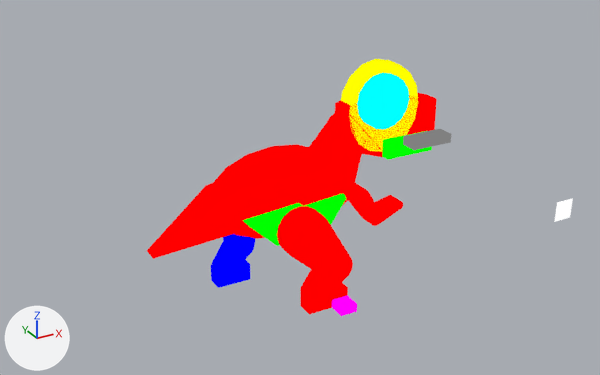
What one commit did to the Blender file assets-source/blender/motion/pachycephalosaurus-idle.blend.
Before and after are seen from a 50 mm lens placed at (-14.2, -74.7, 49.2), pointed at (20.8, -11.0, 17.4). The axes (+X, +Y, +Z) are drawn at lower left. The lights are the same throughout. The picture after the commit comes second.

Before the edit, the objects in view are built like this:
```python
ob_dinotycoon_motion_pachycephalosaurus_idle_dome = bpy.data.objects.new('DinoTycoon_Motion_pachycephalosaurus_idle_dome', me_dinotycoon_motion_pachycephalosaurus_idle_sample_dome)
ob_dinotycoon_motion_pachycephalosaurus_idle_dome.location = (0.0, 0.0, 0.0)
ob_dinotycoon_motion_pachycephalosaurus_idle_dome_highlight = bpy.data.objects.new('DinoTycoon_Motion_pachycephalosaurus_idle_dome_highlight', me_dinotycoon_motion_pachycephalosaurus_idle_sample_dome_highlight)
ob_dinotycoon_motion_pachycephalosaurus_idle_dome_highlight.location = (0.0, 0.0, 0.0)
ob_dinotycoon_motion_pachycephalosaurus_idle_jaw = bpy.data.objects.new('DinoTycoon_Motion_pachycephalosaurus_idle_jaw', me_dinotycoon_motion_pachycephalosaurus_idle_sample_jaw)
ob_dinotycoon_motion_pachycephalosaurus_idle_jaw.location = (0.0, 0.0, 0.0)
ob_dinotycoon_motion_pachycephalosaurus_idle_tail = bpy.data.objects.new('DinoTycoon_Motion_pachycephalosaurus_idle_tail', me_dinotycoon_motion_pachycephalosaurus_idle_sample_tail)
ob_dinotycoon_motion_pachycephalosaurus_idle_tail.location = (0.0, 0.0, 0.0)
# also in view: 'DinoTycoon_Motion_pachycephalosaurus_idle_far_foot' at (19.8, 4.0, 1.0); 'DinoTycoon_Motion_pachycephalosaurus_idle_neck_joint_0' at (29.2, -1.0, 12.5); 'DinoTycoon_Motion_pachycephalosaurus_idle_mouth' at (39.5, -6.0, 17.3); 'DinoTycoon_Motion_pachycephalosaurus_idle_near_1' at (26.8, -6.0, 3.6); 'DinoTycoon_Motion_pachycephalosaurus_idle_near_foot' at (26.6, -6.0, 1.0)
```
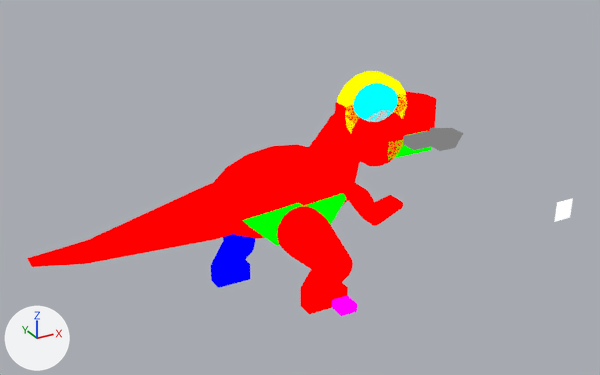
The newer file is also turned or shifted as a whole; pictures and numbers use the older file's frame.

Pixel boxes [x1, y1, x2, y2] of what changed, in the pictures (600 x 375 px):
'DinoTycoon_Motion_pachycephalosaurus_idle_tail', reshaped (93% wider, 8% taller)
    before: [147, 175, 275, 259]
    after: [27, 176, 275, 267]
'DinoTycoon_Motion_pachycephalosaurus_idle_dome', moved, rescaled
    before: [341, 59, 418, 152]
    after: [337, 71, 407, 133]
'DinoTycoon_Motion_pachycephalosaurus_idle_dome_highlight', moved, rescaled (13% narrower, 30% shorter)
    before: [357, 73, 409, 129]
    after: [353, 83, 398, 122]
'DinoTycoon_Motion_pachycephalosaurus_idle_cheek', added (red)
    after: [349, 111, 406, 166]
'DinoTycoon_Motion_pachycephalosaurus_idle_beak', added
    after: [429, 128, 463, 151]

The change, as a diff of the scene's bpy script:
```diff
--- a/assets-source/blender/motion/pachycephalosaurus-idle.blend.py
+++ b/assets-source/blender/motion/pachycephalosaurus-idle.blend.py
@@ me_dinotycoon_motion_pachycephalosaurus_idle_sample_tail @@
-me_dinotycoon_motion_pachycephalosaurus_idle_sample_tail.from_pydata(...)  # 10 vertices, 7 faces; spans x 9.0..24.0, y -1.0..1.0, z 8.0..15.0
+me_dinotycoon_motion_pachycephalosaurus_idle_sample_tail.from_pydata(...)  # 14 vertices, 9 faces; spans x -3.0..24.0, y -1.0..1.0, z 8.5..15.0
+# me_dinotycoon_motion_pachycephalosaurus_idle_sample_tail part 1
+# 2 vertices are removed from x 9.0, y -1.0..1.0, z 8.0
+# 4 faces are deleted
+# 6 vertices are added at (3.0, -1.0, 10.8), (-3.0, -1.0, 10.2), (2.0, -1.0, 9.2), (3.0, 1.0, 10.8), (-3.0, 1.0, 10.2), (2.0, 1.0, 9.2)
+# 6 new faces join them
 me_dinotycoon_motion_pachycephalosaurus_idle_sample_tail.materials.append(mat_dinotycoon_role_b)
@@ me_dinotycoon_motion_pachycephalosaurus_idle_sample_dome @@
-me_dinotycoon_motion_pachycephalosaurus_idle_sample_dome.from_pydata(...)  # 32 vertices, 18 faces; spans x 30.5..39.5, y -4.0..-2.0, z 16.0..26.0
+me_dinotycoon_motion_pachycephalosaurus_idle_sample_dome.from_pydata(...)  # 32 vertices, 18 faces; spans x 30.0..38.0, y -4.0..-2.0, z 17.2..24.8
+# me_dinotycoon_motion_pachycephalosaurus_idle_sample_dome part 2: the whole mesh is scaled about its middle by (0.889, 1, 0.76), then moved by (-1.0, 0.0, 0.0)
 me_dinotycoon_motion_pachycephalosaurus_idle_sample_dome.materials.append(mat_dinotycoon_role_a)
@@ me_dinotycoon_motion_pachycephalosaurus_idle_sample_dome_highlight @@
-me_dinotycoon_motion_pachycephalosaurus_idle_sample_dome_highlight.from_pydata(...)  # 32 vertices, 18 faces; spans x 31.5..37.5, y -5.0..-3.0, z 19.0..25.0
+me_dinotycoon_motion_pachycephalosaurus_idle_sample_dome_highlight.from_pydata(...)  # 32 vertices, 18 faces; spans x 31.0..36.0, y -5.0..-3.0, z 20.0..24.0
+# me_dinotycoon_motion_pachycephalosaurus_idle_sample_dome_highlight part 3: the whole mesh is scaled about its middle by (0.833, 1, 0.667), then moved by (-1.0, 0.0, 0.0)
 me_dinotycoon_motion_pachycephalosaurus_idle_sample_dome_highlight.materials.append(mat_dinotycoon_role_g)
@@ me_dinotycoon_motion_pachycephalosaurus_idle_sample_beak @@
+me_dinotycoon_motion_pachycephalosaurus_idle_sample_beak.from_pydata([(53.0, -9.0, 19.0), (56.0, -9.0, 18.5), (55.0, -9.0, 17.0), (53.0, -9.0, 17.0), (53.0, -7.0, 19.0), (56.0, -7.0, 18.5), (55.0, -7.0, 17.0), (53.0, -7.0, 17.0)], [], [(3, 2, 1, 0), (4, 5, 6, 7), (0, 1, 5, 4), (1, 2, 6, 5), (2, 3, 7, 6), (3, 0, 4, 7)])
+me_dinotycoon_motion_pachycephalosaurus_idle_sample_beak.materials.append(mat_dinotycoon_role_m)  # grey #808080
@@ ob_dinotycoon_motion_pachycephalosaurus_idle_beak @@
+ob_dinotycoon_motion_pachycephalosaurus_idle_beak = bpy.data.objects.new('DinoTycoon_Motion_pachycephalosaurus_idle_beak', me_dinotycoon_motion_pachycephalosaurus_idle_sample_beak)
+ob_dinotycoon_motion_pachycephalosaurus_idle_beak.location = (-14.0, 0.0, 0.0)
@@ ob_dinotycoon_motion_pachycephalosaurus_idle_cheek @@
+ob_dinotycoon_motion_pachycephalosaurus_idle_cheek = bpy.data.objects.new('DinoTycoon_Motion_pachycephalosaurus_idle_cheek', me_dinotycoon_motion_pachycephalosaurus_idle_sample_cheek)  # a 16-sided cylinder along y spanning x 44.7..51.3, y -5.0..-3.0, z 14.8..21.2; in mat_dinotycoon_role_b (red #ff0000)
+ob_dinotycoon_motion_pachycephalosaurus_idle_cheek.location = (-14.0, 0.0, 0.0)
```
